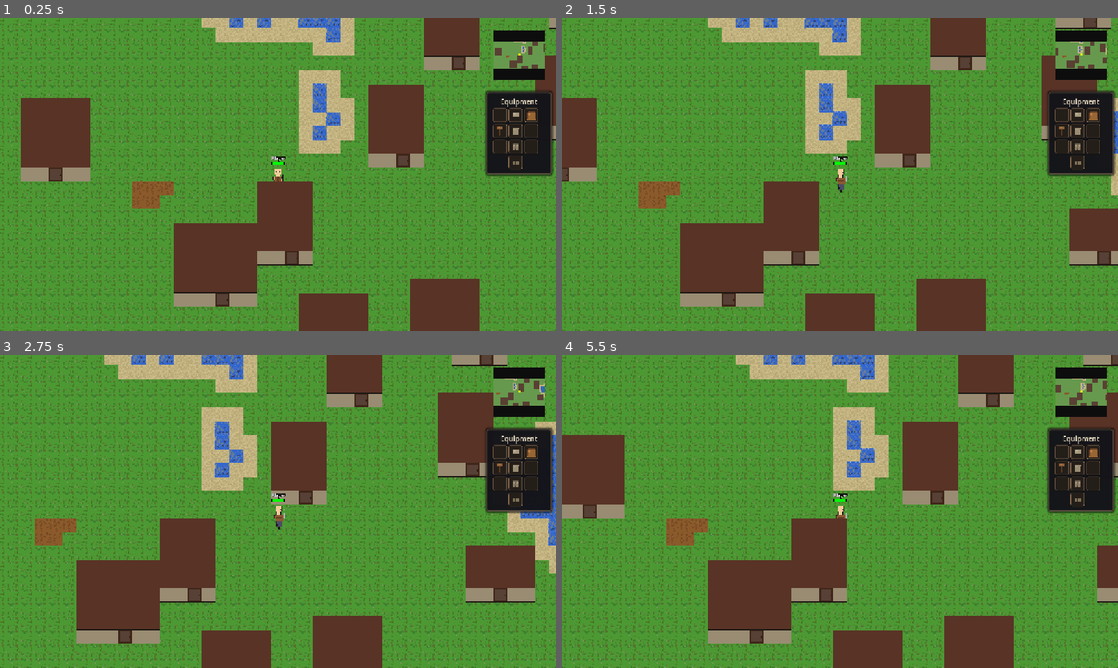
Above: before the commit, frames 1-4 (two rows, left to right).
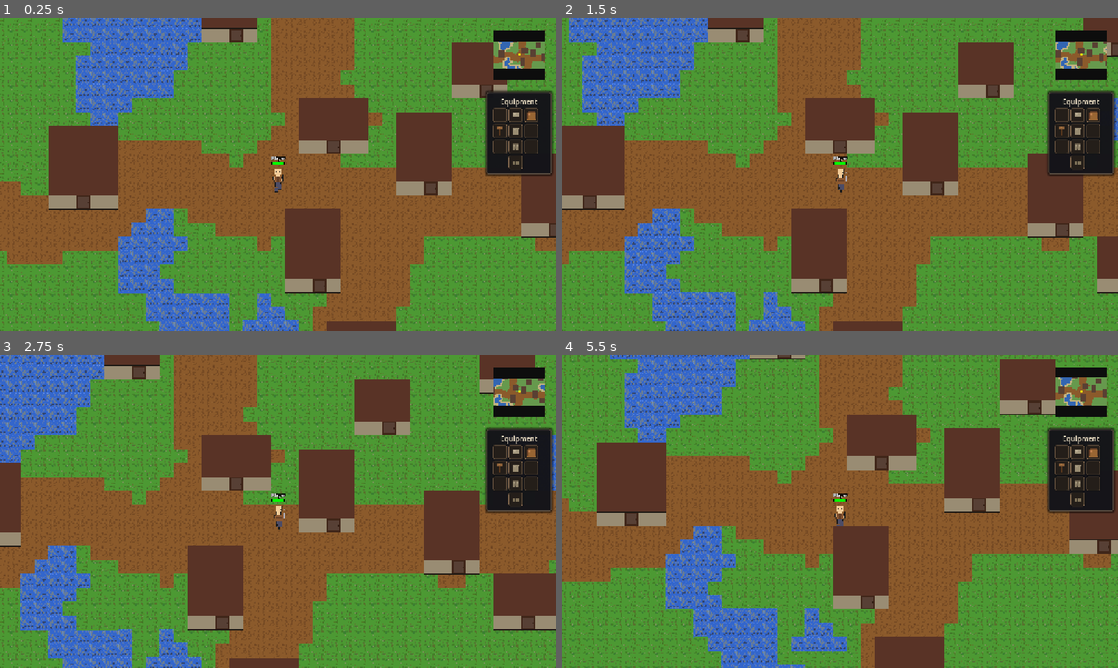
Above: after the commit, the same moments.

Repository: mattzanco/Trithia
Game: Godot game, scene res://scenes/main.tscn
Two runs of this game, one before a commit and one after it. Both use one fixed random seed, a clock stepped at 60 frames per second and the inputs below.
Inputs (mouse positions are in pixels of both pictures, inside the frame that each line leads up to):
- Up to frame 1 (0.25 s): no input
- Up to frame 2 (1.5 s): tap Enter at 0.5 s; move the mouse to (962, 158) at 0.52 s; hold D (move_right) 0.53-1.25 s; tap H at 0.6 s; click (962, 158) at 0.67 s; drag from (728, 190) to (812, 237) at 1.27 s
- Up to frame 3 (2.75 s): move the mouse to (333, 442) at 2.02 s; hold D (move_right) from 2.03 s (still down); tap H at 2.1 s; click (333, 442) at 2.17 s
- Up to frame 4 (5.5 s): release D (move_right) at 2.75 s; drag from (812, 574) to (673, 464) at 2.77 s; move the mouse to (1006, 558) at 3.52 s; hold A (move_left) 3.53-4.25 s; tap H at 3.6, 5.1 s; click (1006, 558) at 3.67 s; drag from (673, 464) to (756, 433) at 4.27 s; move the mouse to (867, 511) at 5.02 s; hold S (move_down) from 5.03 s (still down); click (867, 511) at 5.17 s

The runs differ from the first frame. In frame 1, 62% of the frame differs, in the area x 0-100%, y 0-100%; in frame 2, 62%; in frame 3, 64%; in frame 4, 70%.

Commit message:
Add y-sorting and refine town road generation

Diff:
--- a/scripts/building.gd
+++ b/scripts/building.gd
@@ -121,13 +121,10 @@
 	roof_layer.set("is_player_inside", is_player_inside)
 	base_layer.queue_redraw()
 	roof_layer.queue_redraw()
-	var size_px = Vector2(size_tiles.x * TILE_SIZE, size_tiles.y * TILE_SIZE)
-	var base_z = clampi(int((global_position.y + size_px.y - TILE_SIZE) / 10) + 1000, 0, 10000)
-	var roof_z = clampi(int(global_position.y / 10) + 1000, 0, 10000)
-	base_layer.z_as_relative = false
-	roof_layer.z_as_relative = false
-	base_layer.z_index = base_z
-	roof_layer.z_index = roof_z
+	base_layer.z_as_relative = true
+	roof_layer.z_as_relative = true
+	base_layer.z_index = 0
+	roof_layer.z_index = 1
 
 func get_tile_coords(world_position: Vector2) -> Vector2i:
 	return Vector2i(int(floor(world_position.x / TILE_SIZE)), int(floor(world_position.y / TILE_SIZE)))
--- a/scripts/enemy.gd
+++ b/scripts/enemy.gd
@@ -1532,9 +1532,25 @@
 func move_out_of_town():
 	if world == null:
 		return
-	if not world.has_method("get_town_center") or not world.has_method("get_town_radius_world"):
+	if not world.has_method("get_town_radius_world"):
 		return
-	var town_center = world.get_town_center()
+	var town_center = Vector2.ZERO
+	if world.has_method("get_town_centers"):
+		var centers = world.get_town_centers()
+		if centers.is_empty():
+			return
+		var nearest = centers[0]
+		var best_dist = position.distance_to(nearest)
+		for center in centers:
+			var dist = position.distance_to(center)
+			if dist < best_dist:
+				best_dist = dist
+				nearest = center
+		town_center = nearest
+	elif world.has_method("get_town_center"):
+		town_center = world.get_town_center()
+	else:
+		return
 	var radius = world.get_town_radius_world()
 	var base_dir = (position - town_center).normalized()
 	if base_dir == Vector2.ZERO:
--- a/scripts/main.gd
+++ b/scripts/main.gd
@@ -7,14 +7,18 @@
 const TROLL_SCENE = preload("res://scenes/enemies/troll.tscn")
 const BUILDING_SCENE = preload("res://scenes/town/building.tscn")
 
+var ysort_container: Node2D = null
+
 func _ready():
 	print("Trithia game started!")
 	print("Main node ready, about to wait for process frame")
 
+	setup_y_sort()
+
 	await get_tree().process_frame  # Wait one frame for player to be ready
 	print("About to call spawn_starting_orcs()")
 
-	setup_town()
+	setup_towns()
 	spawn_starting_orcs()
 	print("spawn_starting_orcs() completed")
 
@@ -27,7 +31,7 @@
 
 func spawn_starting_orcs():
 	# Spawn 10 enemies at random spawn points around the world
-	var player = $Player
+	var player = get_player_node()
 	var world = get_world_node()
 	if world == null or not world.has_method("get_available_spawn_points"):
 		return
@@ -48,7 +52,7 @@
 
 func _on_spawn_timer_timeout():
 	"""Periodically spawn orcs at available spawn points"""
-	var player = get_node_or_null("Player")
+	var player = get_player_node()
 	if player == null:
 		return  # Player is dead, stop spawning
 
@@ -73,25 +77,31 @@
 	var scene = ORC_SCENE if randi_range(0, 99) < 75 else TROLL_SCENE
 	var enemy = scene.instantiate()
 	enemy.position = spawn_pos
-	add_child(enemy)
+	if ysort_container:
+		ysort_container.add_child(enemy)
+	else:
+		add_child(enemy)
 	print("[SPAWN_FUNC] Enemy spawned at spawn point: ", spawn_pos)
 
-func setup_town():
-	var player = get_node_or_null("Player")
+func setup_towns():
+	var player = get_player_node()
 	var world = get_world_node()
-	if player == null or world == null or not world.has_method("get_town_center"):
-		return
-	var town_center = world.get_town_center()
-	var spawn_pos = find_grass_spawn(world, town_center, world.get_town_radius_world())
+	if player == null or world == null or not world.has_method("get_town_centers"):
+		return
+	var town_centers = world.get_town_centers()
+	if town_centers.is_empty():
+		return
+	var start_center = town_centers[0]
+	var spawn_pos = find_grass_spawn(world, start_center, world.get_town_radius_world())
 	player.position = spawn_pos
 	if world.has_method("update_world"):
 		world.update_world(player.position)
-	spawn_town_buildings(world)
-
-func spawn_town_buildings(world: Node):
-	if world == null or not world.has_method("get_town_center"):
-		return
-	var town_center = world.get_town_center()
+	for town_center in town_centers:
+		spawn_town_buildings(world, town_center)
+
+func spawn_town_buildings(world: Node, town_center: Vector2):
+	if world == null or not world.has_method("get_town_radius_world"):
+		return
 	var town_radius = world.get_town_radius_world()
 	var building_rects: Array = []
 	var attempts = 0
@@ -118,7 +128,10 @@
 		var building = BUILDING_SCENE.instantiate()
 		building.position = Vector2(rect.position.x * TILE_SIZE, rect.position.y * TILE_SIZE)
 		building.set("size_tiles", size_tiles)
-		add_child(building)
+		if ysort_container:
+			ysort_container.add_child(building)
+		else:
+			add_child(building)
 		placed += 1
 
 func get_random_town_position(world: Node, town_center: Vector2, town_radius: float) -> Vector2:
@@ -197,12 +210,14 @@
 	return Vector2(tile.x * TILE_SIZE + TILE_SIZE / 2, tile.y * TILE_SIZE + TILE_SIZE / 2)
 
 func _process(_delta):
-	# Update depth sorting based on Y position
+	# Y-sorting handles draw order when enabled.
+	if ysort_container and ysort_container.y_sort_enabled:
+		return
 	update_depth_sorting()
 
 func update_depth_sorting():
 	# Get references to player
-	var player = get_node_or_null("Player")
+	var player = get_player_node()
 
 	if player:
 		if get_child_count() < 2:
@@ -229,6 +244,25 @@
 					move_child(player, back_index)
 					move_child(enemy, front_index)
 
+func setup_y_sort():
+	if ysort_container:
+		return
+	ysort_container = Node2D.new()
+	ysort_container.name = "YSort"
+	ysort_container.y_sort_enabled = true
+	add_child(ysort_container)
+	move_child(ysort_container, 1)
+	var player = get_node_or_null("Player")
+	if player:
+		player.reparent(ysort_container, true)
+
+func get_player_node() -> Node:
+	if ysort_container:
+		var player = ysort_container.get_node_or_null("Player")
+		if player:
+			return player
+	return get_tree().get_root().find_child("Player", true, false)
+
 
 func get_world_node() -> Node:
 	var direct = get_node_or_null("World")
@@ -243,7 +277,7 @@
 
 func show_game_over():
 	# Disable the camera so it stops following the player
-	var player = get_node_or_null("Player")
+	var player = get_player_node()
 	if player:
 		var camera = player.get_node_or_null("Camera2D")
 		if camera:
--- a/scripts/player.gd
+++ b/scripts/player.gd
@@ -1406,8 +1406,7 @@
 	var parent = get_parent()
 	if not parent:
 		return
-
-	var world = parent.get_node_or_null("World")
+	var world = get_world_node()
 
 	# Check if clicked tile is walkable
 	if world and world.has_method("is_walkable"):
@@ -1455,11 +1454,7 @@
 func find_path(start: Vector2, goal: Vector2) -> Array:
 	"""Call the world's shared pathfinding function.
 	This ensures consistent pathfinding for both player and orcs."""
-	var parent = get_parent()
-	if not parent:
-		return []
-
-	var world = parent.get_node_or_null("World")
+	var world = get_world_node()
 	if not world:
 		return []
 
@@ -1495,7 +1490,7 @@
 			path_queue.clear()
 			return
 
-		var world = parent.get_node_or_null("World")
+		var world = get_world_node()
 		if world and world.has_method("is_walkable"):
 			var feet_offset = Vector2(0, TILE_SIZE / 2)
 			var feet_position = next_tile + feet_offset
@@ -1631,7 +1626,7 @@
 				var next_position = position + tile_offset * TILE_SIZE
 
 				# Check if the next tile is walkable (check the tile below for feet)
-				var world = get_parent().get_node_or_null("World")
+				var world = get_world_node()
 				var feet_offset = Vector2(0, TILE_SIZE / 2)
 				var can_move = false
 
@@ -1656,7 +1651,7 @@
 					# Only update facing direction when movement is confirmed
 					target_position = next_position
 					is_moving = true
-	var world = get_parent().get_node_or_null("World")
+	var world = get_world_node()
 	if world and world.has_method("update_world"):
 		world.update_world(global_position)
 
@@ -1740,7 +1735,7 @@
 
 	# Add the dead body to the world node so it renders with terrain
 	if parent:
-		var world = parent.get_node_or_null("World")
+		var world = get_world_node()
 		if world:
 			world.add_child(dead_body)
 		else:
--- a/scripts/world.gd
+++ b/scripts/world.gd
@@ -6,17 +6,27 @@
 const CHUNK_SIZE = 16  # 16x16 tiles per chunk
 const RENDER_DISTANCE = 2  # How many chunks to render around player
 const TOWN_RADIUS_TILES = 30
-const TOWN_CENTER = Vector2(TILE_SIZE / 2, TILE_SIZE / 2)
+const TOWN_SPACING_TILES = 600
+const TOWN_CELL_RADIUS = 2
+const TOWN_OFFSET_TILES = 160
+const TOWN_CELL_CHANCE = 0.45
+const TOWN_ROAD_WIDTH = 2
+const TOWN_CONNECT_COUNT = 2
 
 var generated_chunks = {}  # Dictionary to track which chunks have been generated
 var terrain_data = {}  # Dictionary to store terrain type at each tile position
 var spawn_points = []  # Array of spawn point positions (world positions)
 var spawn_points_per_chunk = 2  # Number of spawn points to create per chunk
 var noise: FastNoiseLite
+var world_seed = 0
 var last_drawn_count = 0
 var time_passed = 0.0  # For water animation
 var building_zones: Array = []
 var player_inside_building: Node = null
+var town_centers: Array = []
+var town_grid = {}
+var road_connections = {}
+var forced_terrain = {}
 
 # Water animation parameters
 var water_wave_speed = 3.0  # Speed of the wave
@@ -36,7 +46,8 @@
 func _ready():
 	# Initialize noise for procedural generation
 	noise = FastNoiseLite.new()
-	noise.seed = randi()
+	world_seed = randi()
+	noise.seed = world_seed
 	noise.noise_type = FastNoiseLite.TYPE_PERLIN
 	noise.frequency = 0.05
 
@@ -69,6 +80,10 @@
 		print("Loaded water texture")
 	else:
 		print("Warning: Failed to load water texture, using color fallback")
+
+	# Generate initial towns and roads around origin
+	ensure_towns_near(Vector2.ZERO)
+	connect_new_towns(town_centers)
 
 	# Generate initial terrain around origin
 	update_world(Vector2.ZERO)
@@ -82,6 +97,7 @@
 		queue_redraw()
 
 func update_world(player_position: Vector2):
+	ensure_towns_near(player_position)
 	# Calculate which chunk the player is in
 	var player_chunk = Vector2i(
 		floor(player_position.x / (CHUNK_SIZE * TILE_SIZE)),
@@ -107,15 +123,8 @@
 			var tile_y = start_y + y
 
 			# Get noise value for this position
-			var noise_val = noise.get_noise_2d(tile_x, tile_y)
-
-			# Determine terrain type
-			var terrain_type = "grass"  # Default
-
-			if noise_val < -0.3:
-				terrain_type = "water"
-			elif noise_val > 0.4:
-				terrain_type = "dirt"
+			# Determine terrain type with overrides
+			var terrain_type = get_terrain_type_from_noise(tile_x, tile_y)
 
 			# Store terrain type for collision detection
 			var tile_world_pos = Vector2(tile_x * TILE_SIZE + TILE_SIZE/2, tile_y * TILE_SIZE + TILE_SIZE/2)
@@ -128,6 +137,8 @@
 			var tile_y = start_y + y
 			var tile_world_pos = Vector2(tile_x * TILE_SIZE + TILE_SIZE/2, tile_y * TILE_SIZE + TILE_SIZE/2)
 
+			if get_forced_terrain(Vector2i(tile_x, tile_y)) != "":
+				continue
 			if terrain_data[tile_world_pos] in ["grass", "dirt"]:
 				# Check if any adjacent tile is water
 				var is_next_to_water = false
@@ -137,9 +148,8 @@
 							continue
 						var neighbor_x = tile_x + dx
 						var neighbor_y = tile_y + dy
-						# Check noise directly for neighbors (including those outside current chunk)
-						var neighbor_noise = noise.get_noise_2d(neighbor_x, neighbor_y)
-						if neighbor_noise < -0.3:
+						# Check base terrain directly for neighbors (including those outside current chunk)
+						if get_base_terrain_type(neighbor_x, neighbor_y) == "water":
 							is_next_to_water = true
 							break
 					if is_next_to_water:
@@ -154,16 +164,20 @@
 	# Trigger redraw when new terrain is generated
 	queue_redraw()
 
-func get_terrain_type_from_noise(tile_x: int, tile_y: int) -> String:
+func get_base_terrain_type(tile_x: int, tile_y: int) -> String:
 	"""Get terrain type directly from noise value for a tile coordinate"""
 	var noise_val = noise.get_noise_2d(tile_x, tile_y)
-
 	if noise_val < -0.3:
 		return "water"
-	elif noise_val > 0.4:
+	if noise_val > 0.4:
 		return "dirt"
-	else:
-		return "grass"
+	return "grass"
+
+func get_terrain_type_from_noise(tile_x: int, tile_y: int) -> String:
+	var forced = get_forced_terrain(Vector2i(tile_x, tile_y))
+	if forced != "":
+		return forced
+	return get_base_terrain_type(tile_x, tile_y)
 
 func generate_spawn_points_for_chunk(chunk_pos: Vector2i):
 	"""Generate spawn points within a chunk on walkable terrain"""
@@ -214,13 +228,212 @@
 	return available
 
 func get_town_center() -> Vector2:
-	return TOWN_CENTER
+	if town_centers.is_empty():
+		return Vector2(TILE_SIZE / 2, TILE_SIZE / 2)
+	return town_centers[0]
+
+func get_town_centers() -> Array:
+	return town_centers
 
 func get_town_radius_world() -> float:
 	return TOWN_RADIUS_TILES * TILE_SIZE
 
 func is_point_in_town(world_position: Vector2) -> bool:
-	return world_position.distance_to(TOWN_CENTER) <= get_town_radius_world()
+	for center in town_centers:
+		if world_position.distance_to(center) <= get_town_radius_world():
+			return true
+	return false
+
+func get_forced_terrain(tile: Vector2i) -> String:
+	return forced_terrain.get(tile, "")
+
+func set_forced_terrain(tile: Vector2i, terrain_type: String):
+	forced_terrain[tile] = terrain_type
+	var world_pos = tile_to_world_center(tile)
+	if terrain_data.has(world_pos):
+		terrain_data[world_pos] = terrain_type
+
+func tile_to_world_center(tile: Vector2i) -> Vector2:
+	return Vector2(tile.x * TILE_SIZE + TILE_SIZE / 2, tile.y * TILE_SIZE + TILE_SIZE / 2)
+
+func world_to_town_cell(world_position: Vector2) -> Vector2i:
+	var tile = get_tile_coords(world_position)
+	return Vector2i(int(floor(float(tile.x) / float(TOWN_SPACING_TILES))), int(floor(float(tile.y) / float(TOWN_SPACING_TILES))))
+
+func hash_cell(cell: Vector2i, salt: int) -> int:
+	var h = int(cell.x * 73856093) ^ int(cell.y * 19349663) ^ int(world_seed + salt)
+	return abs(h)
+
+func rand01(cell: Vector2i, salt: int) -> float:
+	return float(hash_cell(cell, salt) % 10000) / 10000.0
+
+func should_spawn_town(cell: Vector2i) -> bool:
+	return rand01(cell, 11) < TOWN_CELL_CHANCE
+
+func find_nearest_land_tile(start_tile: Vector2i, max_radius: int) -> Vector2i:
+	for r in range(0, max_radius + 1):
+		for dx in range(-r, r + 1):
+			for dy in range(-r, r + 1):
+				if abs(dx) != r and abs(dy) != r:
+					continue
+				var tile = start_tile + Vector2i(dx, dy)
+				if get_base_terrain_type(tile.x, tile.y) != "water":
+					return tile
+	return start_tile
+
+func get_town_center_for_cell(cell: Vector2i) -> Vector2:
+	var base_tile = Vector2i(cell.x * TOWN_SPACING_TILES, cell.y * TOWN_SPACING_TILES)
+	var offset_x = int(round((rand01(cell, 21) * 2.0 - 1.0) * TOWN_OFFSET_TILES))
+	var offset_y = int(round((rand01(cell, 31) * 2.0 - 1.0) * TOWN_OFFSET_TILES))
+	var start_tile = base_tile + Vector2i(offset_x, offset_y)
+	var land_tile = find_nearest_land_tile(start_tile, 30)
+	return tile_to_world_center(land_tile)
+
+func apply_town_clearing(town_center: Vector2):
+	var center_tile = get_tile_coords(town_center)
+	for dx in range(-TOWN_RADIUS_TILES, TOWN_RADIUS_TILES + 1):
+		for dy in range(-TOWN_RADIUS_TILES, TOWN_RADIUS_TILES + 1):
+			if Vector2(dx, dy).length() > TOWN_RADIUS_TILES:
+				continue
+			var tile = center_tile + Vector2i(dx, dy)
+			if get_base_terrain_type(tile.x, tile.y) == "water":
+				continue
+			set_forced_terrain(tile, "grass")
+
+func ensure_towns_near(player_position: Vector2):
+	var cell = world_to_town_cell(player_position)
+	var new_centers: Array = []
+	for cx in range(cell.x - TOWN_CELL_RADIUS, cell.x + TOWN_CELL_RADIUS + 1):
+		for cy in range(cell.y - TOWN_CELL_RADIUS, cell.y + TOWN_CELL_RADIUS + 1):
+			var town_cell = Vector2i(cx, cy)
+			if town_grid.has(town_cell):
+				continue
+			if not should_spawn_town(town_cell):
+				continue
+			var center = get_town_center_for_cell(town_cell)
+			town_grid[town_cell] = center
+			town_centers.append(center)
+			new_centers.append(center)
+			apply_town_clearing(center)
+	if not new_centers.is_empty():
+		connect_new_towns(new_centers)
+
+func get_nearest_towns(center: Vector2, count: int) -> Array:
+	var candidates: Array = []
+	for other in town_centers:
+		if other == center:
+			continue
+		candidates.append({"pos": other, "dist": center.distance_to(other)})
+	candidates.sort_custom(func(a, b): return a["dist"] < b["dist"])
+	var result: Array = []
+	for i in range(min(count, candidates.size())):
+		result.append(candidates[i]["pos"])
+	return result
+
+func road_key(a: Vector2, b: Vector2) -> String:
+	var a_tile = get_tile_coords(a)
+	var b_tile = get_tile_coords(b)
+	if a_tile.x > b_tile.x or (a_tile.x == b_tile.x and a_tile.y > b_tile.y):
+		var tmp = a_tile
+		a_tile = b_tile
+		b_tile = tmp
+	return "%s,%s|%s,%s" % [a_tile.x, a_tile.y, b_tile.x, b_tile.y]
+
+func connect_new_towns(new_centers: Array):
+	for center in new_centers:
+		var neighbors = get_nearest_towns(center, TOWN_CONNECT_COUNT)
+		for neighbor in neighbors:
+			var key = road_key(center, neighbor)
+			if road_connections.has(key):
+				continue
+			create_road(center, neighbor)
+			road_connections[key] = true
+
+func is_water_tile(tile: Vector2i) -> bool:
+	return get_base_terrain_type(tile.x, tile.y) == "water"
+
+func set_road_brush(tile: Vector2i):
+	for dx in range(-TOWN_ROAD_WIDTH, TOWN_ROAD_WIDTH + 1):
+		for dy in range(-TOWN_ROAD_WIDTH, TOWN_ROAD_WIDTH + 1):
+			if Vector2(dx, dy).length() > TOWN_ROAD_WIDTH:
+				continue
+			var t = tile + Vector2i(dx, dy)
+			set_forced_terrain(t, "dirt")
+
+func create_road(start_world: Vector2, end_world: Vector2):
+	var start = get_tile_coords(start_world)
+	var goal = get_tile_coords(end_world)
+	var rng = RandomNumberGenerator.new()
+	rng.seed = hash_cell(start, 77) ^ hash_cell(goal, 91)
+	var current = start
+	var last_step = Vector2i.ZERO
+	var straight_len = 0
+	var steps = 0
+	var max_steps = int(start.distance_to(goal) * 2.5) + 200
+	while current != goal and steps < max_steps:
+		set_road_brush(current)
+		var dir = Vector2i(sign(goal.x - current.x), sign(goal.y - current.y))
+		var toward_steps: Array = []
+		var perpendicular_steps: Array = []
+		if dir.x != 0:
+			toward_steps.append(Vector2i(dir.x, 0))
+			perpendicular_steps.append(Vector2i(0, 1))
+			perpendicular_steps.append(Vector2i(0, -1))
+		if dir.y != 0:
+			toward_steps.append(Vector2i(0, dir.y))
+			perpendicular_steps.append(Vector2i(1, 0))
+			perpendicular_steps.append(Vector2i(-1, 0))
+		var candidates: Array = []
+		if last_step != Vector2i.ZERO and rng.randf() < (0.55 + min(straight_len, 6) * 0.03):
+			candidates.append(last_step)
+			candidates.append(last_step)
+		for step in toward_steps:
+			candidates.append(step)
+			candidates.append(step)
+		if rng.randf() < 0.45:
+			for step in perpendicular_steps:
+				candidates.append(step)
+		candidates.shuffle()
+		var chosen = false
+		var blocked_by_water = []
+		for cand in candidates:
+			var next = current + cand
+			if is_water_tile(next):
+				blocked_by_water.append(cand)
+				if rng.randf() < 0.75:
+					continue
+			current = next
+			if cand == last_step:
+				straight_len += 1
+			else:
+				straight_len = 1
+			last_step = cand
+			chosen = true
+			break
+		if not chosen:
+			var fallback = [Vector2i(1, 0), Vector2i(-1, 0), Vector2i(0, 1), Vector2i(0, -1)]
+			fallback.shuffle()
+			for cand in fallback:
+				var next = current + cand
+				if is_water_tile(next):
+					blocked_by_water.append(cand)
+					if rng.randf() < 0.75:
+						continue
+				current = next
+				last_step = cand
+				straight_len = 1
+				chosen = true
+				break
+		if not chosen and not blocked_by_water.is_empty():
+			var cand = blocked_by_water[rng.randi_range(0, blocked_by_water.size() - 1)]
+			current = current + cand
+			last_step = cand
+			straight_len = 1
+			chosen = true
+		if not chosen:
+			break
+		steps += 1
+	set_road_brush(goal)
 
 func _draw():
 	# Draw all terrain tiles with textures or color fallback
